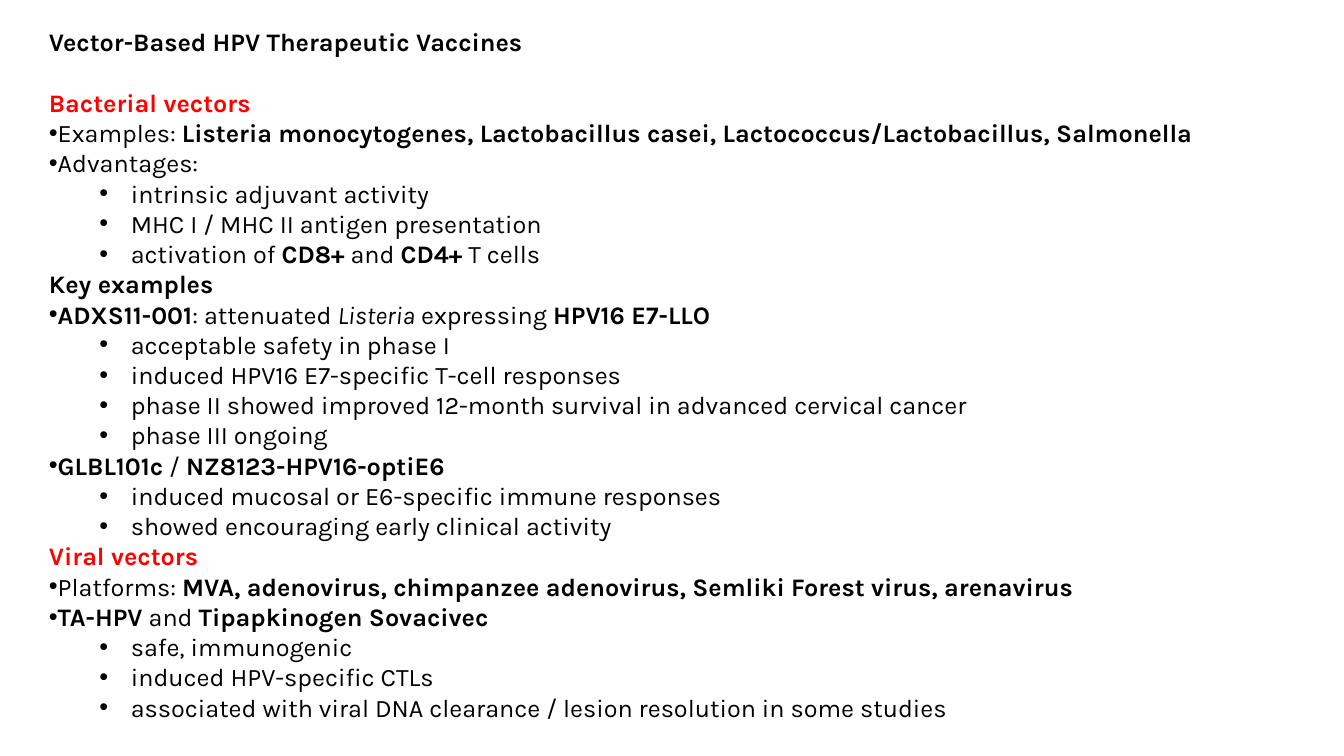
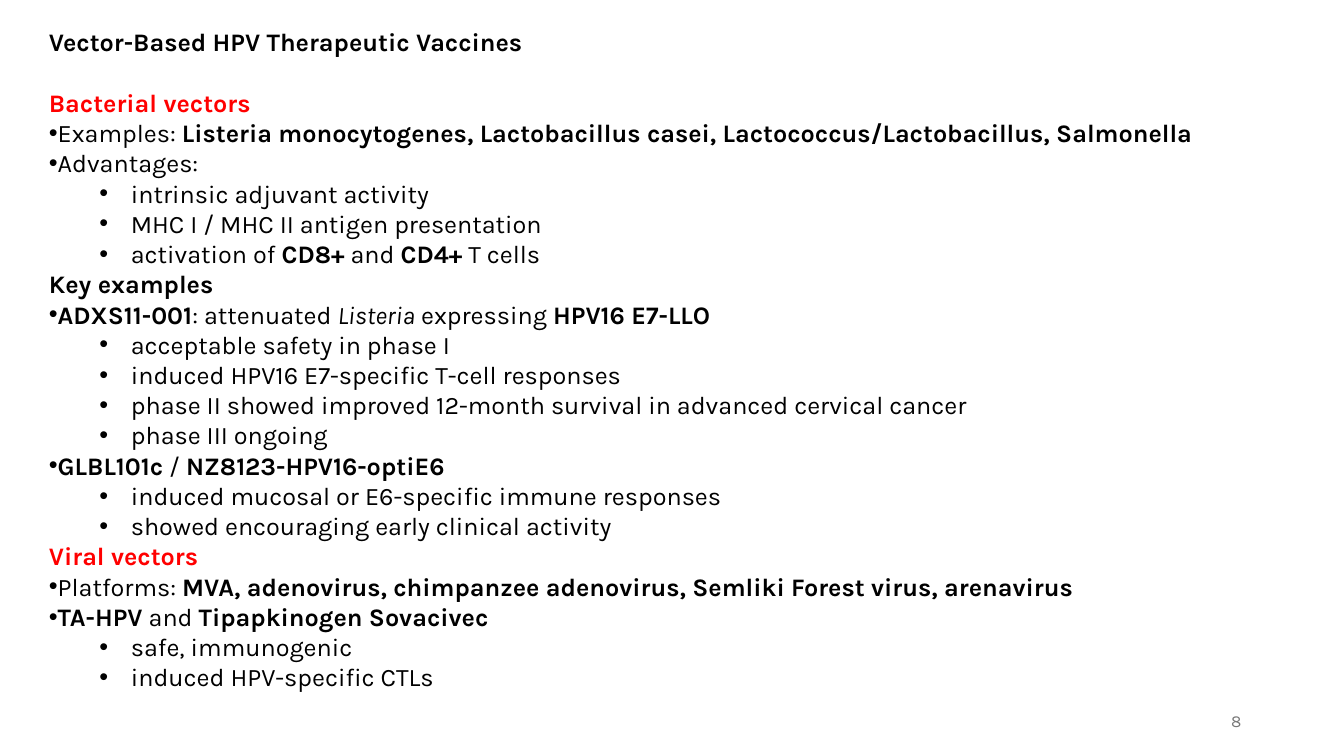
Before and after one commit to alirahmatibonab/pptx, a slide deck: slide 8 of vac.pptx. Drawn at 1344x756 pixels with LibreOffice and Linux fonts; fonts in the diff are those of the drawing. Boxes give left, top, right and bottom in pixels: in the first picture for what was removed or moved away, otherwise in the second. Text is boxed around its words. In the diff, an @@ line names an element or a change of style, - is before the commit and + after.

```diff
--- a/vac.pptx
+++ b/vac.pptx
@@ text at (131,699,947,718): paragraph removed @@
-  • associated with viral DNA clearance / lesion resolution in some studies
@@ page number added at (1231,716,1241,727), 12 pt, text #797979 @@
+8
```
Also in this commit, not shown: 30 other slides changed, 14 slides added, 6 slides removed, 1 other file.
